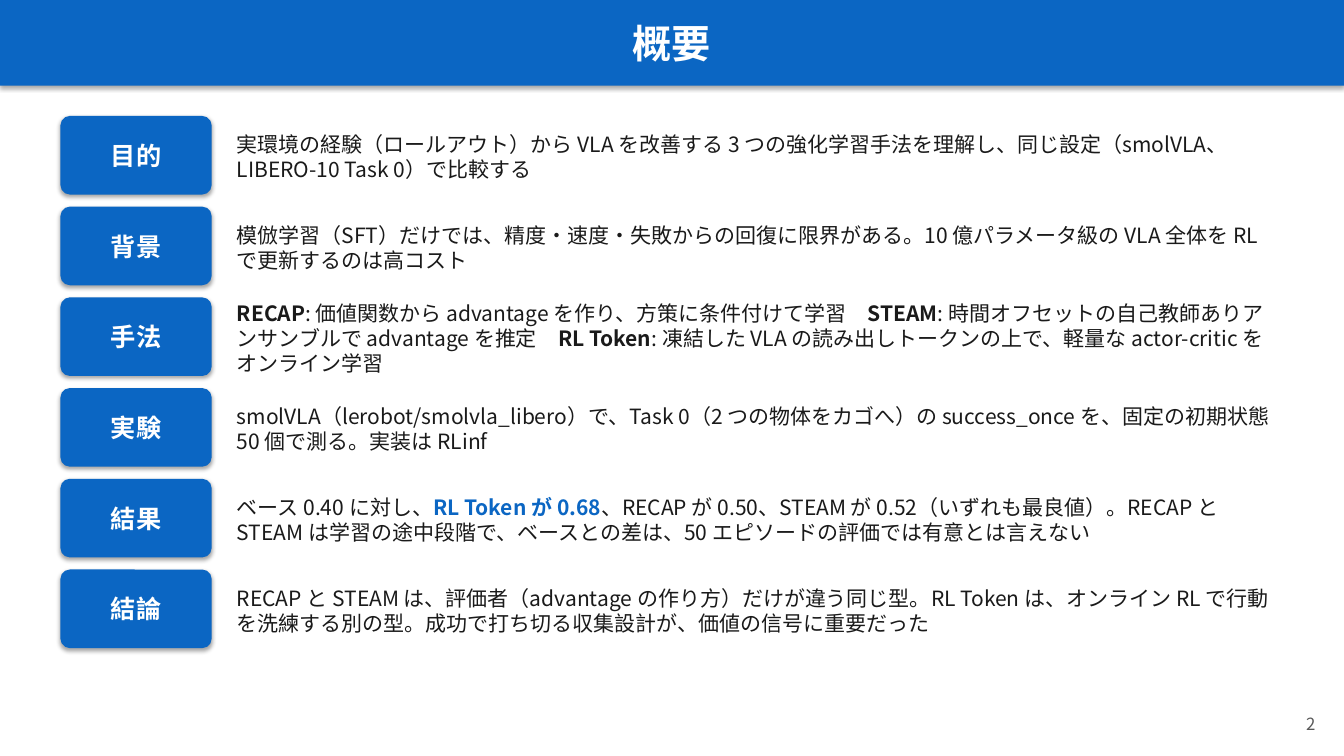
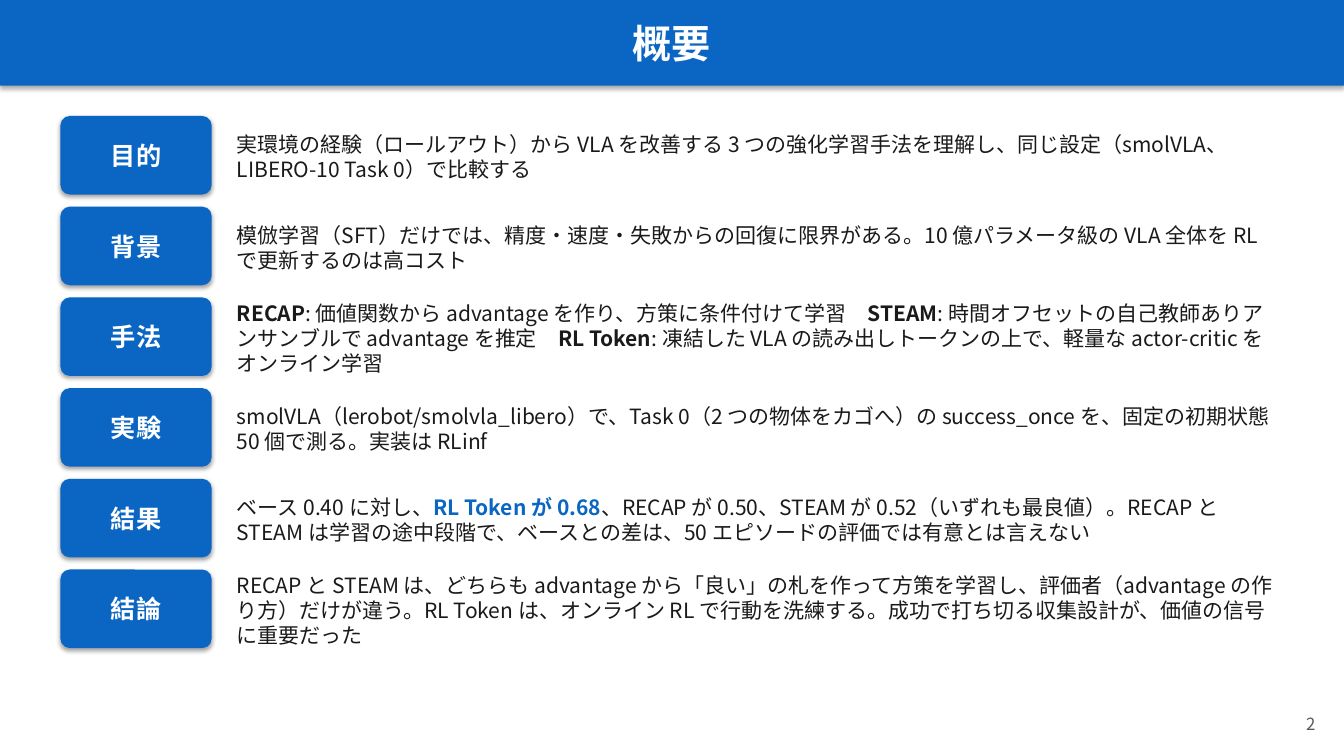
Before and after one commit to Junhand/libero_RL, a slide deck: slide 2 of docs/RECAP_STEAM_RLToken.pptx. Drawn at 1344x756 pixels with LibreOffice and Linux fonts; fonts in the diff are those of the drawing. Boxes give left, top, right and bottom in pixels: in the first picture for what was removed or moved away, otherwise in the second. Text is boxed around its words. In the diff, an @@ line names an element or a change of style, - is before the commit and + after.

```diff
--- a/docs/RECAP_STEAM_RLToken.pptx
+++ b/docs/RECAP_STEAM_RLToken.pptx
@@ text at (237, 575, 1273, 645): text changed @@
-RECAP と STEAM は、評価者（advantage の作り方）だけが違う同じ型。RL Token は、オンライン RL で行動を洗練する別の型。成功で打ち切る収集設計が、価値の信号に重要だった
+RECAP と STEAM は、どちらも advantage から「良い」の札を作って方策を学習し、評価者（advantage の作り方）だけが違う。RL Token は、オンライン RL で行動を洗練する。成功で打ち切る収集設計が、価値の信号に重要だった
```
Also in this commit, not shown: 16 other slides changed, 3 slides added, 1 slide removed, 4 other files.
